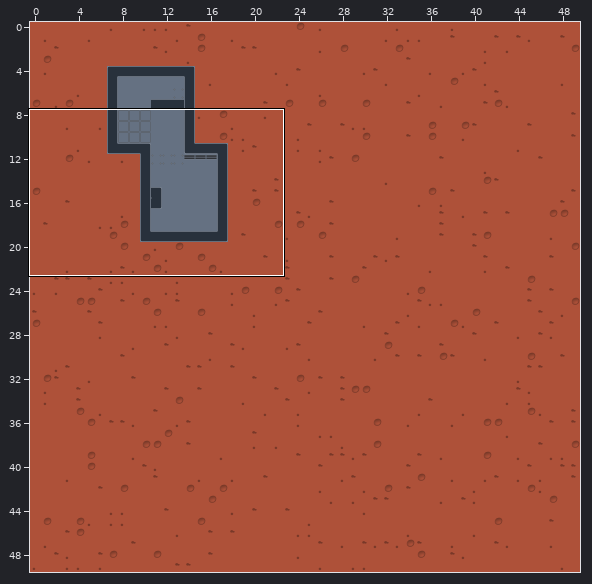
Tiled map -- level1.tmx. The first picture is a wide view before the edit; the outline marks the close-up.
Close-up. Earlier state:
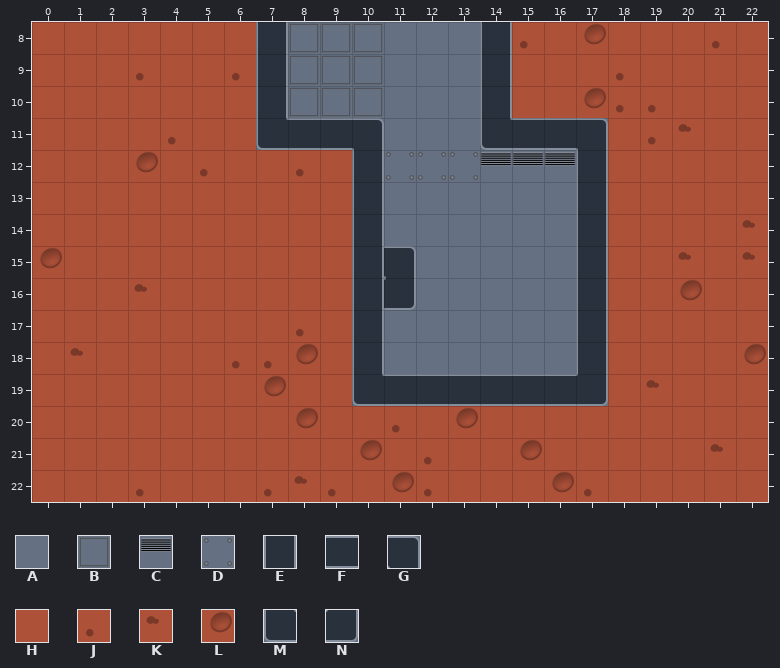
Cells are 32x32 px. Shown: x 0..22, y 8..22.
Key: from "Mars": A 0, B 1, C 2, D 3, E 4, F 5, G 7, H 8, J 9, K 10, L 11, M 14, N 15.
_ is an empty cell.
Layers that did not change in this view are not listed.
Layer "Map" before, first column x 0:
 8 HHHHHHHEBBBAAAEJHLHHHJH
 9 HHHJHHJEBBBAAAEHHHJHHHH
10 HHHHHHHEBBBAAAEHHLJJHHH
11 HHHHJHHMFFGAAAMFFGHJKHH
12 HHHLHJHHJHEDDDCCCEHHHHH
13 HHHHHHHHHHEAAAAAAEHHHHH
14 HHHHHHHHHHEAAAAAAEHHHHK
15 LHHHHHHHHHEGAAAAAEHHKHK
16 HHHKHHHHHHENAAAAAEHHLHH
17 HHHHHHHHJHEAAAAAAEHHHHH
18 HKHHHHJJLHEAAAAAAEHHHHL
19 HHHHHHHLHHMFFFFFFNHKHHH
20 HHHHHHHHLHHJHLHHHHHHHHH
21 HHHHHHHHHHLHJHHLHHHHHKH
22 HHHJHHHJKJHLJHHHLJHHHHH
The same view after the edit:
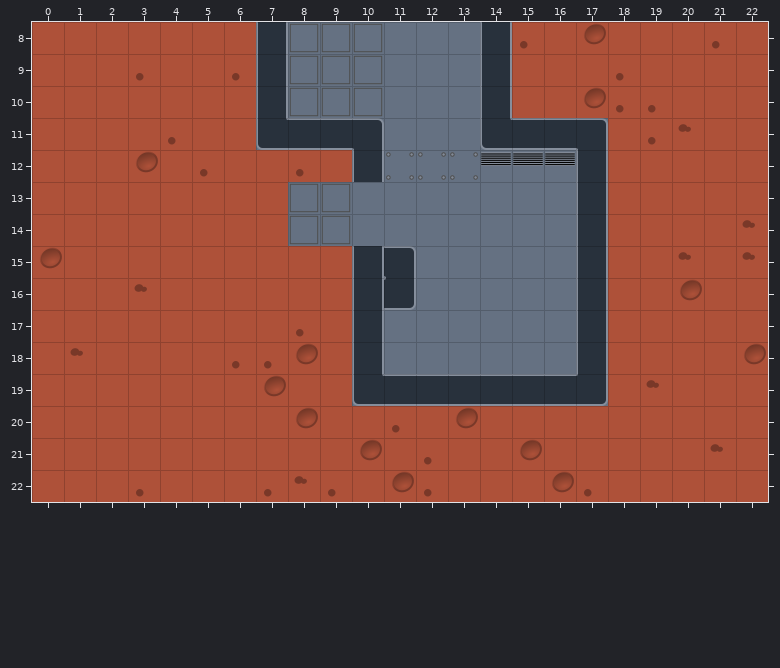
What changed:
Layer "Map":
Tile A replaces tile E in rows 13 to 14 at x 10.
Tile B replaces tile H in rows 13 to 14 at x 8 to 9.
Pixel boxes of the changes (left, top, right, bottom) in both close-ups:
changed: (288, 182, 384, 246)
